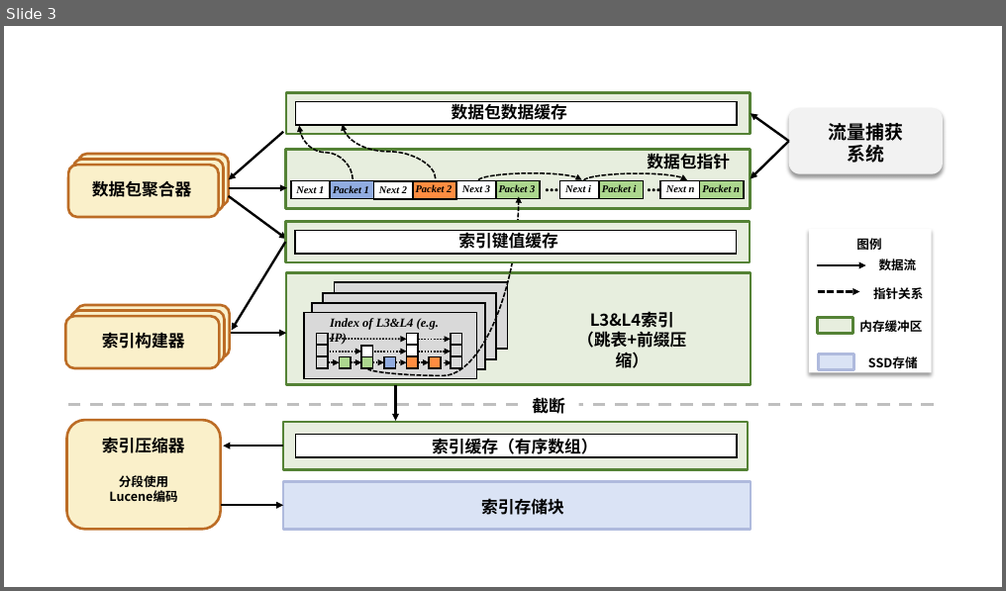
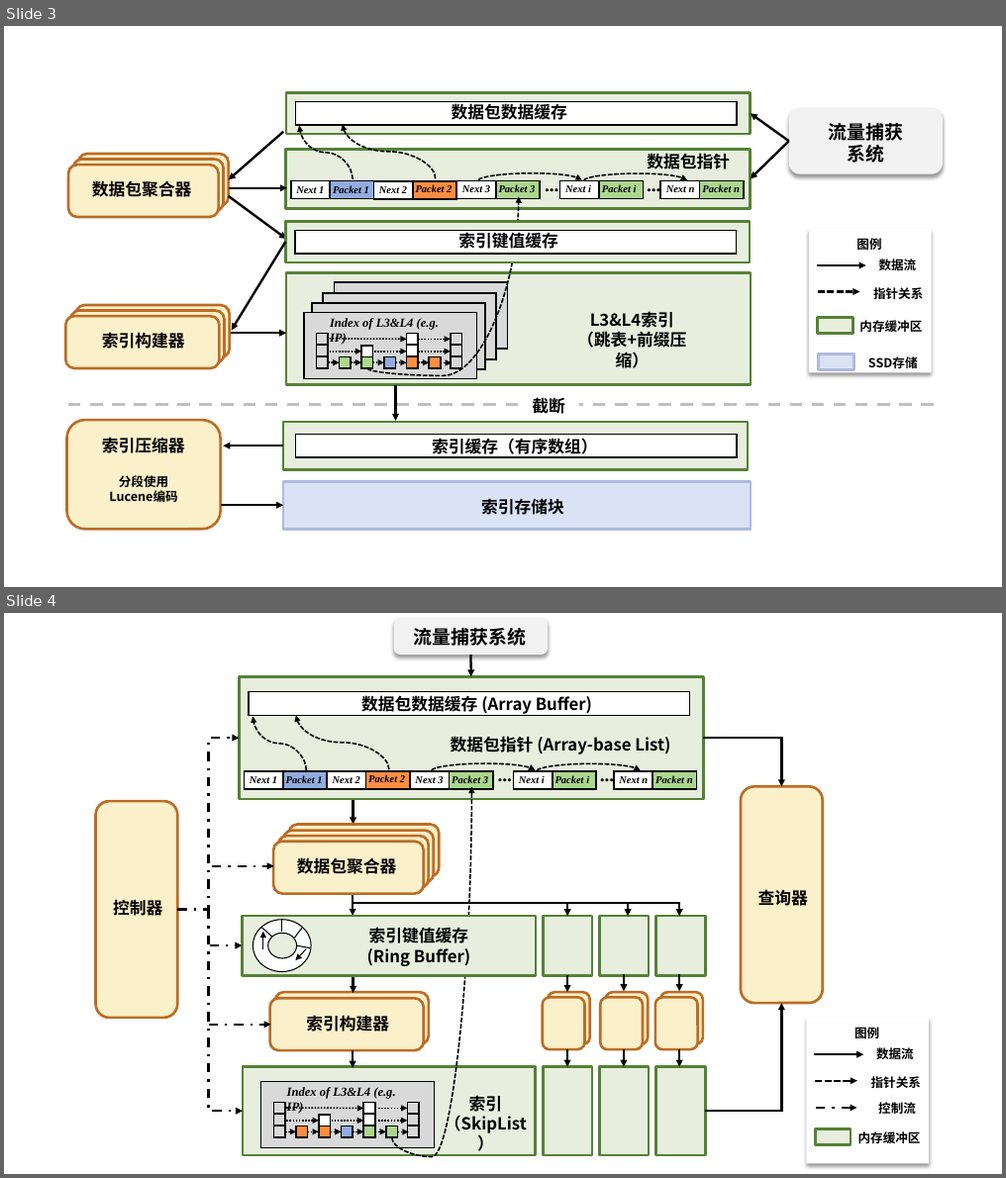
Before and after one commit to netsyscode/traffic-database, a slide deck: doc/fig/图片.pptx. Shown one above the other, each under a label of ours: slide 3 before the commit, slides 3 and 4 after it. The pictures are 1006x591 and 1006x1178 pixels, drawn with LibreOffice and Linux fonts; fonts in the diff are those of the drawing. Boxes give left, top, right and bottom in pixels: in the first picture for what was removed or moved away, otherwise in the second. Text is boxed around its words. In the diff, an @@ line names an element or a change of style, - is before the commit and + after.

```diff
--- a/doc/fig/图片.pptx
+++ b/doc/fig/图片.pptx
@@ slide 4 added at bbox=[4, 613, 1002, 1174], background #FFFFFF @@
@@ group added at bbox=[95, 618, 930, 1164]: 37 rectangles, 30 arrows, 27 texts, 15 rounded rectangles, 7 elbow arrows, 5 curved arrows, 4 lines, 2 ellipses @@
+流量捕获系统
+数据包指针 (Array-base List)
+Packet 1
+Next 1
+...
+...
+Packet 2
+Next 2
+Packet 3
+Next 3
+Packet i
+Next i
+Packet n
+Next n
+索引构建器
+数据包数据缓存 (Array Buffer)
+索引
+（SkipList）
+Index of L3&L4 (e.g. IP)
+数据包聚合器
+索引键值缓存
+(Ring Buffer)
+查询器
+控制器
+数据流
+指针关系
+内存缓冲区
+图例
+控制流
```
Also in this commit, not shown: 17 other files.
